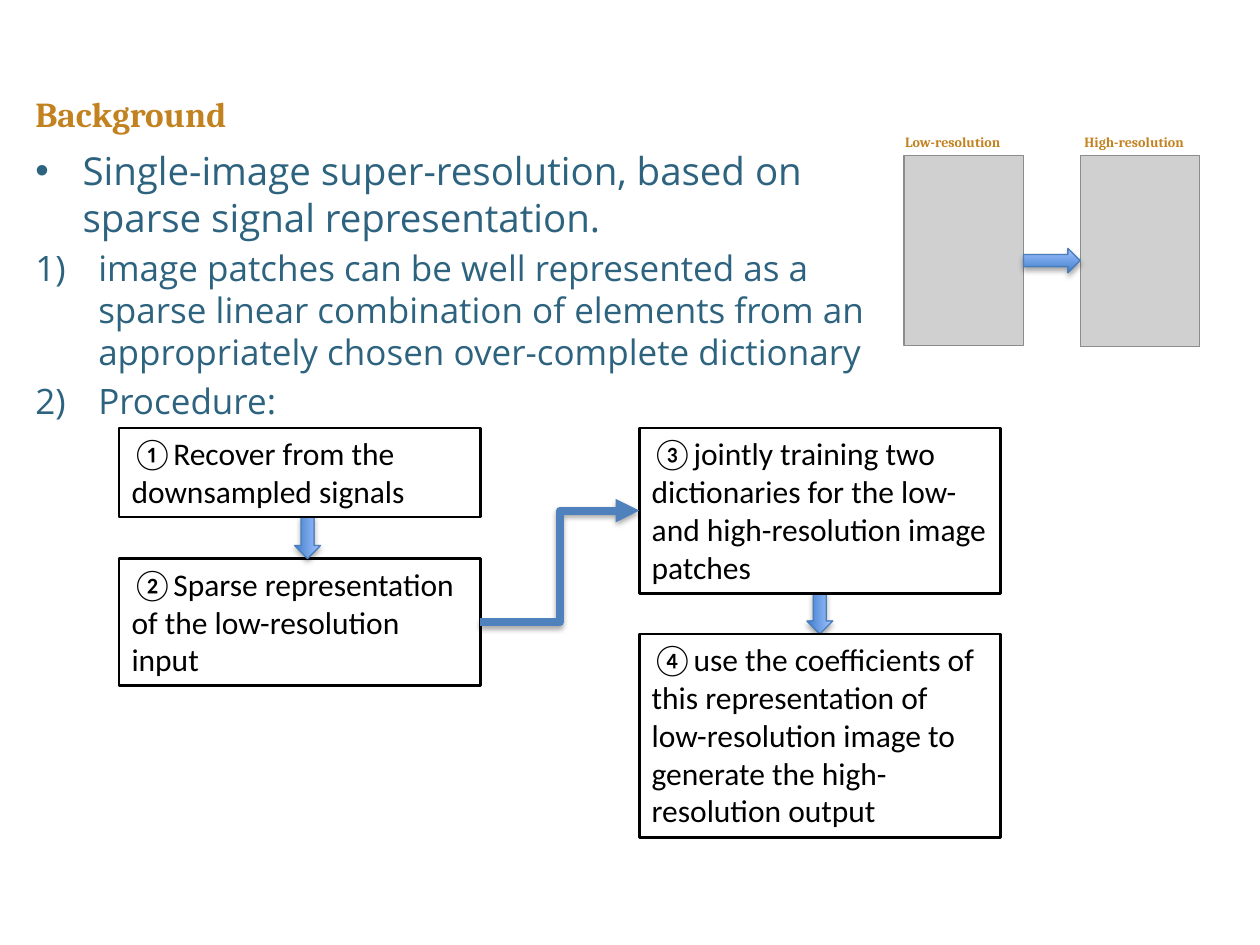
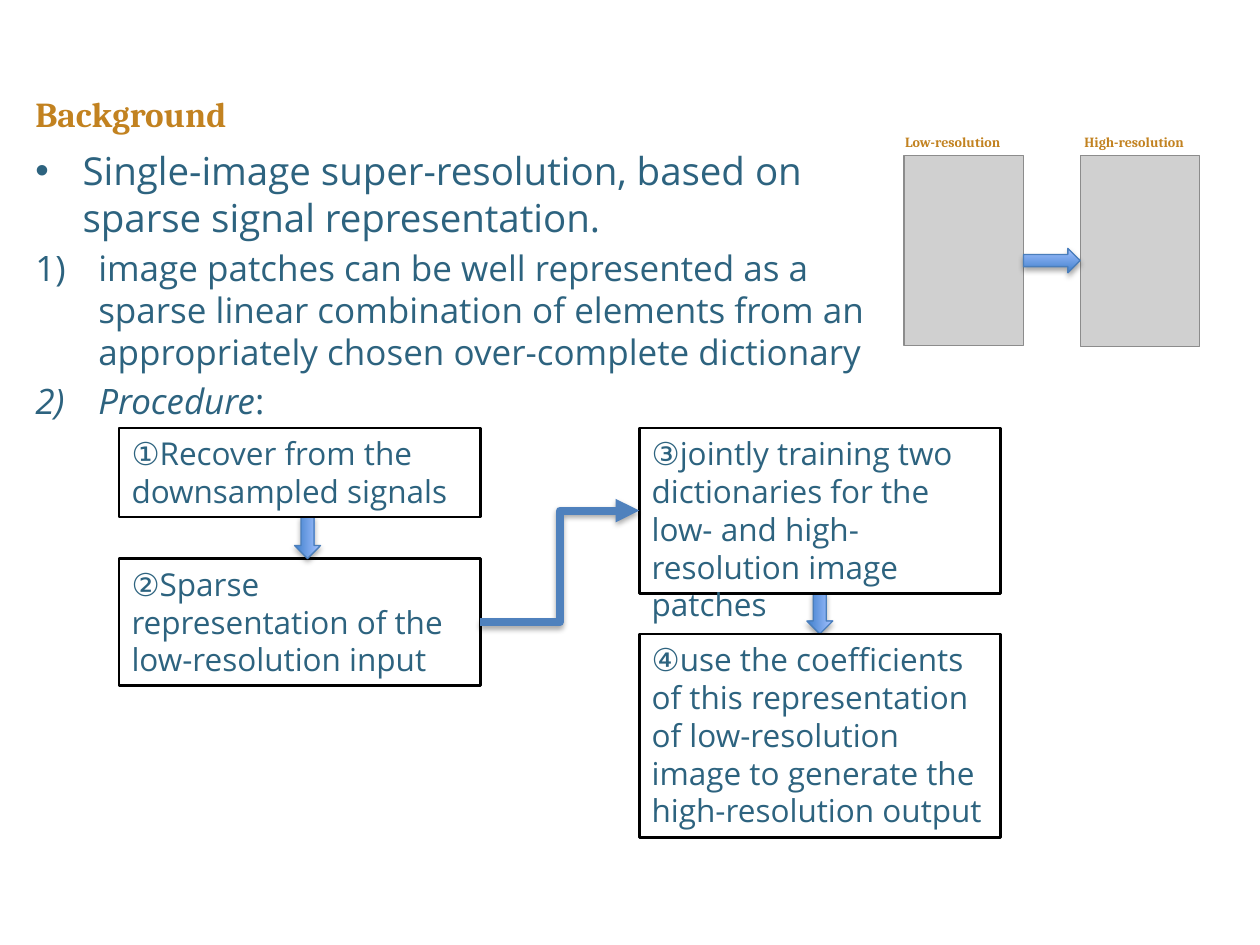
Before and after one commit to tanpeng1995/289FinalProject, a slide deck: slide 2 of slide/slide-hl.pptx. Drawn at 1260x945 pixels with LibreOffice and Linux fonts; fonts in the diff are those of the drawing; grey boxes stand for pictures; background and template pictures are left out. Boxes give left, top, right and bottom in pixels: in the first picture for what was removed or moved away, otherwise in the second. Text is boxed around its words. In the diff, an @@ line names an element or a change of style, - is before the commit and + after.

Commit message:
add sec3

```diff
--- a/slide/slide-hl.pptx
+++ b/slide/slide-hl.pptx
@@ text at bbox=[98, 387, 264, 415]: italic on in "Procedure:" @@
@@ font Calibri to Open Sans, text colour #000000 to #2D637F in 4 elements at bbox=[120, 558, 481, 685], bbox=[639, 634, 1000, 838], bbox=[120, 428, 481, 518], bbox=[639, 428, 1000, 593] @@
```
Also in this commit, not shown: 1 slide added.
